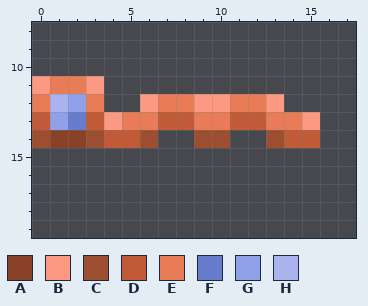
Two states of a pixel-art file, aseprite/selenic_braces_model.ase. The first picture shows the starting point.
64x32 pixels, 1 frame. Shown: x 0..17, y 8..19. The old version is drawn lined up with the new one.
Palette (. is transparent): A #8a4129  B #fc9982  C #9c4e31  D #c15a36  E #e77c56  F #687ccd  G #90a1e9  H #aab3ee
And afterwards:
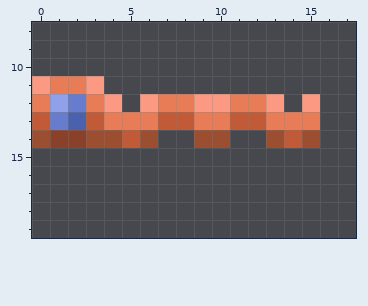
Difference:
{"change": "whole drawing moved by +0,+1 (the old picture is shown already moved)"}
{"colour":"F","old":"#687ccd","new":"#4a61ae"}
{"colour":"G","old":"#90a1e9","new":"#687ccd"}
{"colour":"H","old":"#aab3ee","new":"#90a1e9"}
{"y":12,"x":4,"old":".","new":"B"}
{"y":12,"x":15,"old":".","new":"B"}
{"y":13,"x":4,"old":"B","new":"E"}
{"y":13,"x":15,"old":"B","new":"E"}
{"y":14,"x":4,"old":"D","new":"C"}
{"y":14,"x":15,"old":"D","new":"C"}
{"label":"changed","picture_box":[50,94,122,148]}
{"label":"changed","picture_box":[302,94,320,148]}
